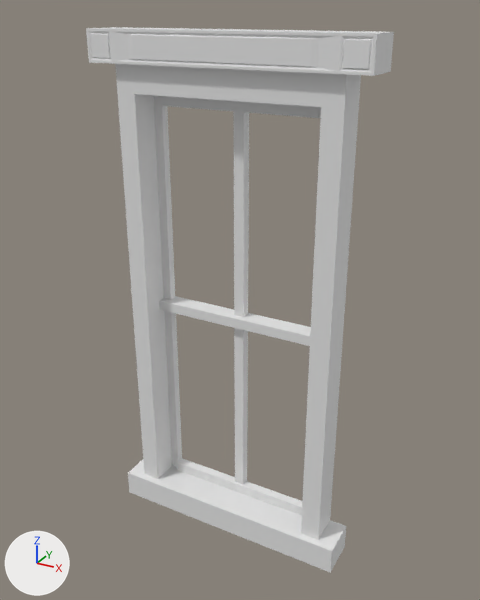
What one commit did to the OBJ model CityEngineWorkspace/assets/facades/federal/elem_window_frame.obj.
Both versions are drawn from a 50 mm lens placed at (23.31, -2.47, -3.59), pointed at (21.95, 0.0, -4.82). The lights are fixed; the arrows at lower left show +X, +Y and +Z. Where no turn or scale is listed for an object, it has been applied to the vertices. Vertices at the same position are counted once.

The first picture shows 'elem_window_frame'.
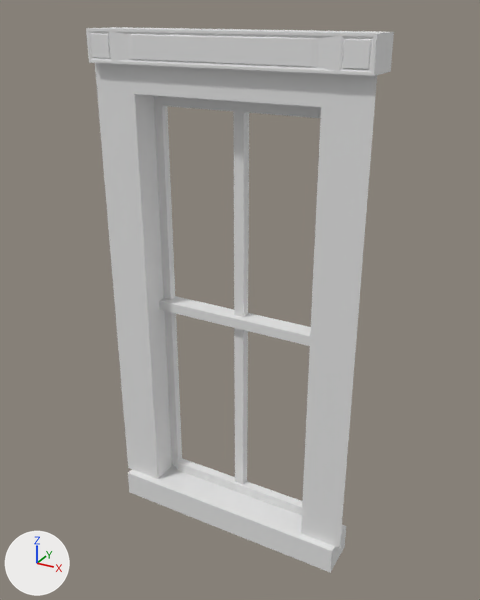
What differs and where, as boxes (x1, y1, x2, y2) in the pictures (480 x 600 px):
part 1 of me_elem_window_frame, added: after (95, 63, 377, 548)

Patch to the scene script:
```diff
--- a/CityEngineWorkspace/assets/facades/federal/elem_window_frame.obj.py
+++ b/CityEngineWorkspace/assets/facades/federal/elem_window_frame.obj.py
@@ me_elem_window_frame @@
 me_elem_window_frame.from_pydata(...)  # 474 vertices, 141 faces; spans x 21.3..22.55, y -0.15..0.07, z -6.07..-3.67
 # used by ob_elem_window_frame; location = (0.0, 0.0, 0.0)
 # verts and faces of me_elem_window_frame; kept vertices keep their numbers, new ones are numbered from 474
 # before: 303 (22.44, -0.11, -3.8) at pixel (346, 73), 311 (21.41, -0.11, -3.8)
+# me_elem_window_frame part 1
+verts[474] = (21.3, -0.11, -4.11)  # pixel (100, 134)
+verts[475] = (21.3, -0.11, -4.72)  # pixel (111, 262)
+verts[476] = (21.3, -0.11, -5.33)  # pixel (120, 372)
+verts[477] = (21.3, -0.11, -5.94)  # pixel (128, 467)
+verts[478] = (21.41, -0.11, -4.72)  # pixel (129, 266)
+verts[479] = (21.41, -0.11, -5.33)  # pixel (137, 377)
+verts[480] = (21.41, -0.11, -5.94)  # pixel (144, 473)
+verts[481] = (22.44, -0.11, -4.72)  # pixel (332, 309)
+verts[482] = (22.44, -0.11, -5.33)  # pixel (324, 434)
+verts[483] = (22.44, -0.11, -5.94)  # pixel (318, 539)
+verts[484] = (22.55, -0.11, -4.11)  # pixel (370, 162)
+verts[485] = (22.55, -0.11, -4.72)  # pixel (358, 314)
+verts[486] = (22.55, -0.11, -5.33)  # pixel (348, 441)
+verts[487] = (22.55, -0.11, -5.94)  # pixel (340, 548)
+for new, old in zip([*range(488, 502)], [*range(474, 488)]): verts[new] = verts[old] + (0.0, 0.0, 0.31)
+verts[502] = (21.35, -0.11, -3.8)  # pixel (104, 62)
+verts[503] = (21.35, -0.11, -5.94)  # pixel (136, 470)
+verts[504] = (21.41, -0.11, -4.11)  # pixel (120, 136)
+verts[505] = (22.44, -0.11, -4.11)  # pixel (341, 159)
+verts[506] = (22.5, -0.11, -3.8)  # pixel (361, 74)
+verts[507] = (22.5, -0.11, -5.94)  # pixel (329, 543)
+faces += [(311, 504, 492, 478, 493, 479, 494, 480, 503, 477, 491, 476, 490, 475, 489, 474, 488, 502), (303, 506, 498, 484, 499, 485, 500, 486, 501, 487, 507, 483, 497, 482, 496, 481, 495, 505)]
```
